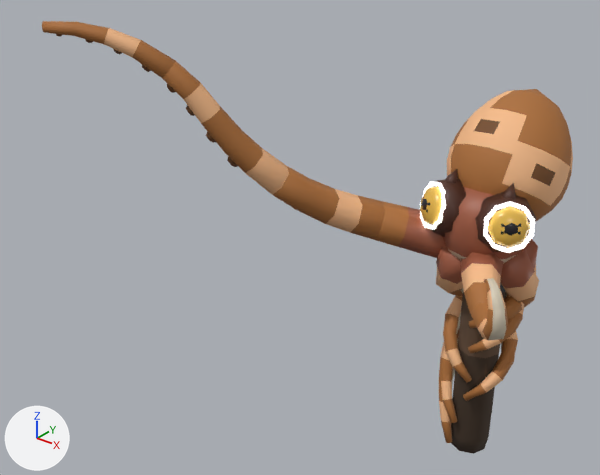
An edit to the glTF model game/assets/genius/forms/octopus-holdfast.glb, drawn before and after from the same camera.
The view is the same before and after, from a 50 mm lens placed at (0.847, -1.838, 1.644), pointed at (-0.422, -0.252, 0.661). The lights are fixed; the arrows at lower left show +X, +Y and +Z. The first picture is the older version. Where no turn or scale is listed for an object, it has been applied to the vertices. Vertices at exactly the same position are counted once.

Names of what the first picture shows: 'blink_eye_l', 'blink_eye_r', 'body', 'pulse_mantle', 'wave_arm1_0', 'wave_arm2_0', 'wave_arm2_1', 'wave_arm2_2' and 1 more.
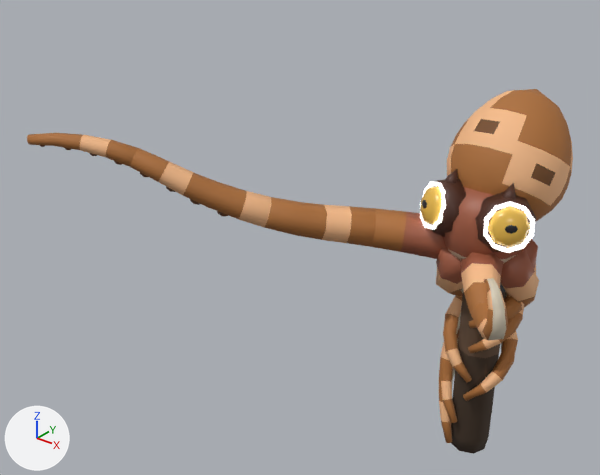
Edits to the bpy script that builds the scene:
```text
Change me_body:
    remove me_body.from_pydata(...)  # 832 vertices, 1604 faces; spans x -0.285..0.158, y -0.26..0.168, z 0.0..0.883
    add me_body.from_pydata(...)  # 832 vertices, 1604 faces; spans x -0.301..0.158, y -0.26..0.168, z 0.0..0.883
    me_body part 1: 28 of 832 vertices moved; they spanned x -0.285..-0.056, y -0.189..0.004, z 0.63..0.77 and now span x -0.301..-0.059, y -0.184..0.005, z 0.629..0.742; mean shift (-0.008, 0.004, -0.018); largest move (-0.263, -0.143, 0.763) -> (-0.286, -0.138, 0.731)
Change me_wave_arm2_0:
    used by ob_wave_arm2_0; location = (-0.245, -0.147, 0.723); rotation_euler = (2.817, 0.0894, -0.815), in degrees (161, 5.1, -47)
    remove me_wave_arm2_0.from_pydata(...)  # 42 vertices, 80 faces; spans x -0.055..0.07, y -0.03..0.317, z -0.087..0.038
    add me_wave_arm2_0.from_pydata(...)  # 42 vertices, 80 faces; spans x -0.054..0.071, y -0.03..0.307, z -0.057..0.037
    me_wave_arm2_0 part 2: 30 of 42 vertices moved; they spanned x -0.046..0.07, y 0.064..0.317, z -0.087..0.033 and now span x -0.048..0.071, y 0.064..0.307, z -0.057..0.035; mean shift (-0.001, -0.008, 0.019); largest move (0.048, 0.315, -0.037) -> (0.049, 0.304, -0.002)
Change me_wave_arm2_1:
    used by ob_wave_arm2_1; parent = ob_wave_arm2_0; location = (0.0265, 0.293, -0.0508); rotation_euler = (-0.344, 0.0169, -0.0433), in degrees (-20, 1, -2.5)
    remove me_wave_arm2_1.from_pydata(...)  # 92 vertices, 152 faces; spans x -0.064..0.044, y -0.024..0.39, z -0.093..0.032
    add me_wave_arm2_1.from_pydata(...)  # 92 vertices, 152 faces; spans x -0.059..0.043, y -0.024..0.379, z -0.071..0.036
    me_wave_arm2_1 part 3: the loose piece of 11 vertices spanning x -0.022..0.016, y 0.105..0.143, z 0.017..0.032 is moved by (0.001, -0.013, 0.005)
    me_wave_arm2_1 part 4: the loose piece of 11 vertices spanning x -0.028..0.007, y 0.185..0.22, z -0.004..0.013 is multiplied about its middle by the matrix ((0.992, 0.011, 0.001), (-0.011, 0.989, -0.079), (-0.002, 0.079, 0.989)), then moved by (0.003, -0.016, 0.013)
    me_wave_arm2_1 part 5: the loose piece of 11 vertices spanning x -0.036..-0.004, y 0.265..0.296, z -0.029..-0.012 is multiplied about its middle by the matrix ((1.0, 0.024, 0.002), (-0.024, 0.991, -0.133), (-0.006, 0.133, 0.991)), then moved by (0.005, -0.025, 0.023)
    me_wave_arm2_1 part 6: the loose piece of 11 vertices spanning x -0.044..-0.015, y 0.333..0.361, z -0.044..-0.03 is moved by (0.005, -0.017, 0.023)
    me_wave_arm2_1 part 7: 36 of 92 vertices moved; they spanned x -0.064..0.038, y 0.081..0.39, z -0.093..0.023 and now span x -0.059..0.039, y 0.066..0.379, z -0.071..0.026; mean shift (0.003, -0.015, 0.016); largest move (-0.005, 0.314, -0.038) -> (0.0, 0.292, -0.012)
Change me_wave_arm2_2:
    used by ob_wave_arm2_2; parent = ob_wave_arm2_1; location = (-0.0352, 0.376, -0.0677); rotation_euler = (-0.059, 0.0241, 0.135), in degrees (-3.4, 1.4, 7.7)
    remove me_wave_arm2_2.from_pydata(...)  # 80 vertices, 128 faces; spans x -0.029..0.029, y -0.016..0.281, z -0.025..0.116
    add me_wave_arm2_2.from_pydata(...)  # 80 vertices, 128 faces; spans x -0.028..0.028, y -0.016..0.269, z -0.024..0.075
    me_wave_arm2_2 part 8: the loose piece of 11 vertices spanning x -0.011..0.014, y 0.029..0.056, z 0.026..0.034 is moved by (0.0, -0.008, -0.003)
    me_wave_arm2_2 part 9: 24 of 80 vertices moved; they spanned x -0.025..0.025, y 0.081..0.281, z -0.011..0.116 and now span x -0.025..0.025, y 0.066..0.269, z -0.017..0.075; mean shift (0.0, -0.015, -0.022); largest move (0.007, 0.281, 0.099) -> (0.007, 0.269, 0.056)
    other edits to the shape of me_wave_arm2_2 do not show in these pictures
Change ob_wave_arm2_0:
    ob_wave_arm2_0.location: (-0.245, -0.147, 0.723) -> (-0.261, -0.141, 0.695)
    ob_wave_arm2_0.rotation_euler: (2.817, 0.0894, -0.815) -> (3.009, 0.0276, -0.914)  # degrees (161, 5.1, -47) -> degrees (172, 1.6, -52)
Change ob_wave_arm2_1:
    ob_wave_arm2_1.location: (0.0265, 0.293, -0.0508) -> (0.028, 0.285, -0.0197)
    ob_wave_arm2_1.rotation_euler: (-0.344, 0.0169, -0.0433) -> (-0.162, 0.00472, -0.0752)  # degrees (-20, 1, -2.5) -> degrees (-9.3, 0.3, -4.3)
Change ob_wave_arm2_2:
    ob_wave_arm2_2.location: (-0.0352, 0.376, -0.0677) -> (-0.0308, 0.364, -0.0465)
    ob_wave_arm2_2.rotation_euler: (-0.059, 0.0241, 0.135) -> (-0.11, 0.0163, 0.136)  # degrees (-3.4, 1.4, 7.7) -> degrees (-6.3, 0.9, 7.8)
```

Boxes [x1, y1, x2, y2] around the edits, measured in the pictures (600 x 475 px; the box of a moved part takes in the faces that stretch with it):
'body', reshaped
    before: [374, 169, 539, 454]
    after: [371, 169, 539, 454]
'wave_arm2_1', reshaped, moved, turned
    before: [162, 61, 289, 195]
    after: [130, 148, 271, 227]
'wave_arm2_0', reshaped, moved, turned
    before: [273, 166, 385, 240]
    after: [264, 197, 376, 247]
'wave_arm2_2', reshaped, moved, turned
    before: [42, 21, 176, 78]
    after: [27, 133, 138, 167]
part 1 of me_body, moved or reshaped
    before: [374, 201, 448, 258]
    after: [371, 208, 448, 259]
part 3 of me_wave_arm2_1, moved or reshaped
    before: [227, 156, 238, 167]
    after: [217, 211, 228, 216]
part 4 of me_wave_arm2_1, moved or reshaped
    before: [206, 131, 216, 143]
    after: [190, 199, 200, 205]
part 5 of me_wave_arm2_1, moved or reshaped
    before: [186, 105, 195, 116]
    after: [166, 186, 175, 192]
part 6 of me_wave_arm2_1, moved or reshaped
    before: [167, 84, 176, 93]
    after: [140, 173, 148, 177]
part 7 of me_wave_arm2_1, moved or reshaped
    before: [162, 61, 289, 195]
    after: [130, 148, 271, 227]
part 8 of me_wave_arm2_2, moved or reshaped
    before: [142, 65, 151, 72]
    after: [114, 161, 122, 165]
part 9 of me_wave_arm2_2, moved or reshaped
    before: [42, 21, 176, 78]
    after: [27, 133, 138, 167]
